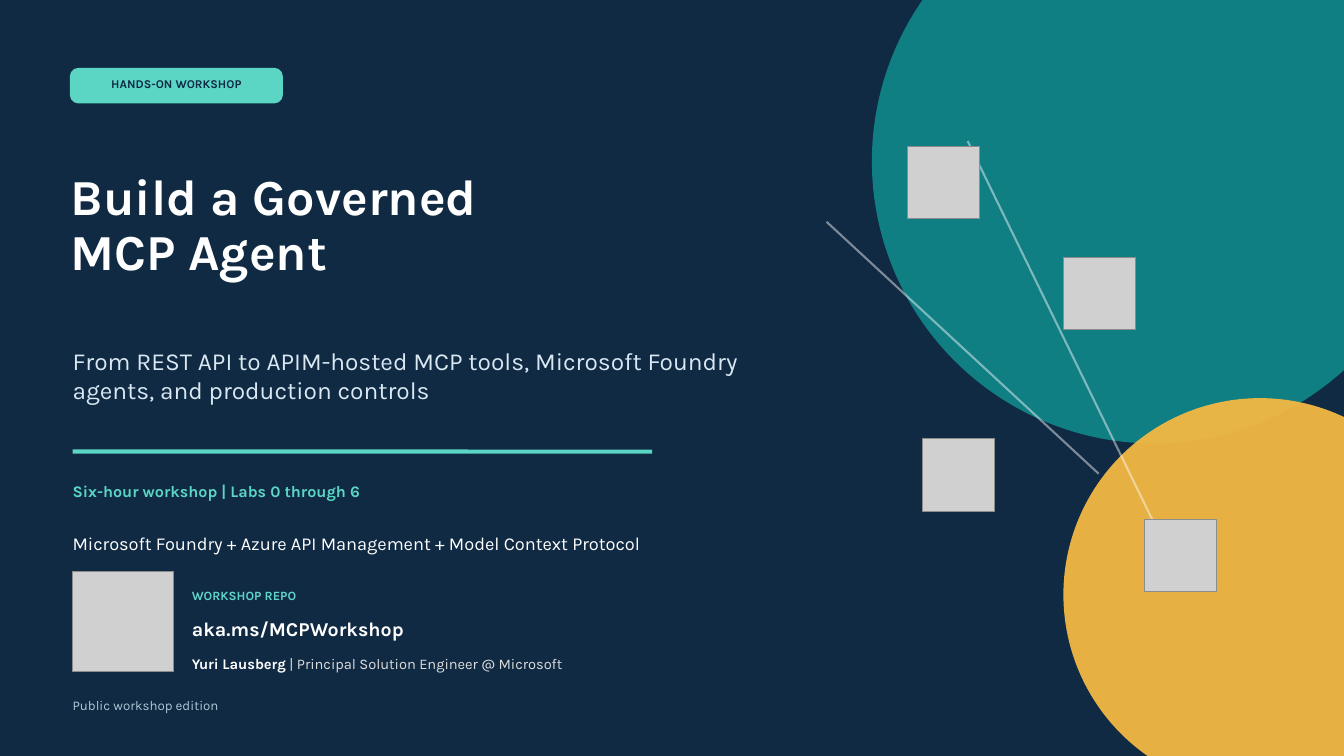
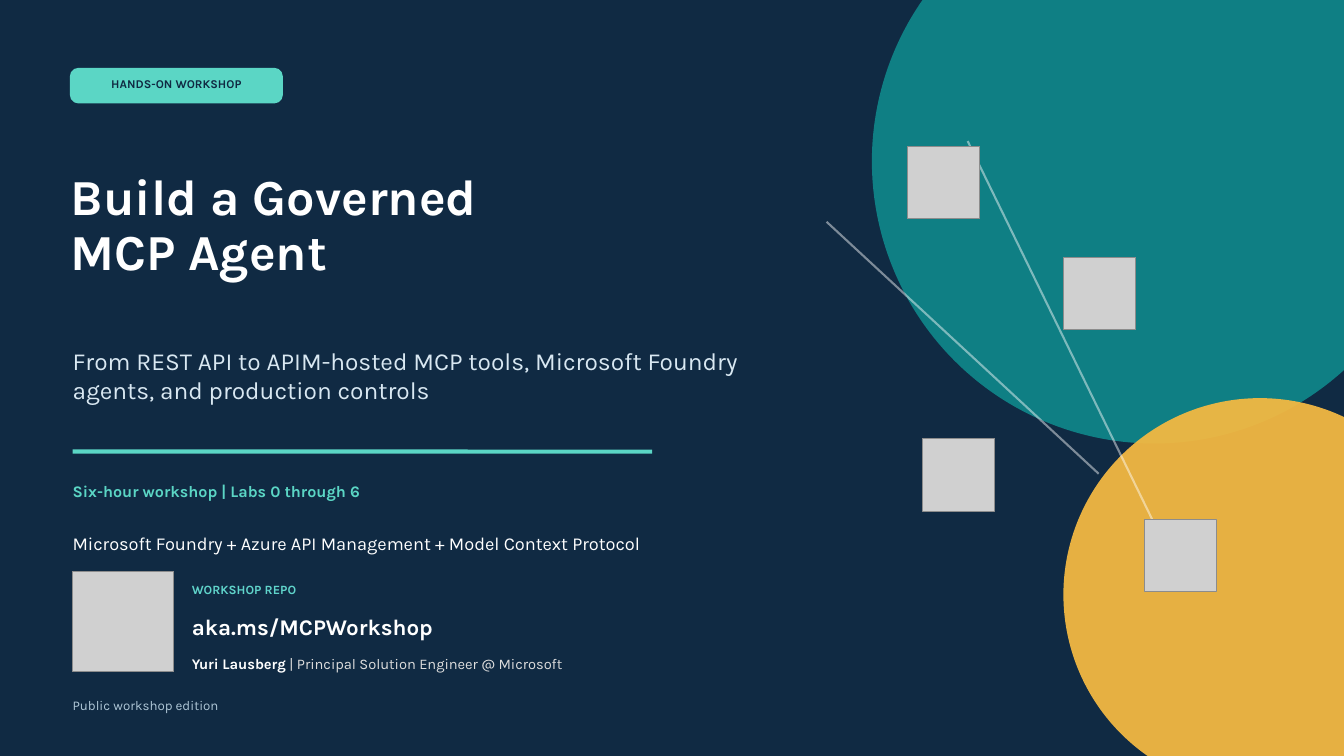
Before and after one commit to yurilausberg/foundry-apim-mcp-workshop, a slide deck: slide 1 of docs/foundry-apim-mcp-workshop.pptx. Drawn at 1344x756 pixels with LibreOffice and Linux fonts; fonts in the diff are those of the drawing; grey boxes stand for pictures. Boxes give left, top, right and bottom in pixels: in the first picture for what was removed or moved away, otherwise in the second. Text is boxed around its words. In the diff, an @@ line names an element or a change of style, - is before the commit and + after.

```diff
--- a/docs/foundry-apim-mcp-workshop.pptx
+++ b/docs/foundry-apim-mcp-workshop.pptx
@@ text "WORKSHOP REPO": place and size @@
-text "WORKSHOP REPO" at <box>192,591,296,600</box>
+text "WORKSHOP REPO" at <box>192,585,296,594</box>
@@ text "aka.ms/MCPWorkshop" at <box>192,618,433,641</box>: size 14 to 16 pt @@
```
